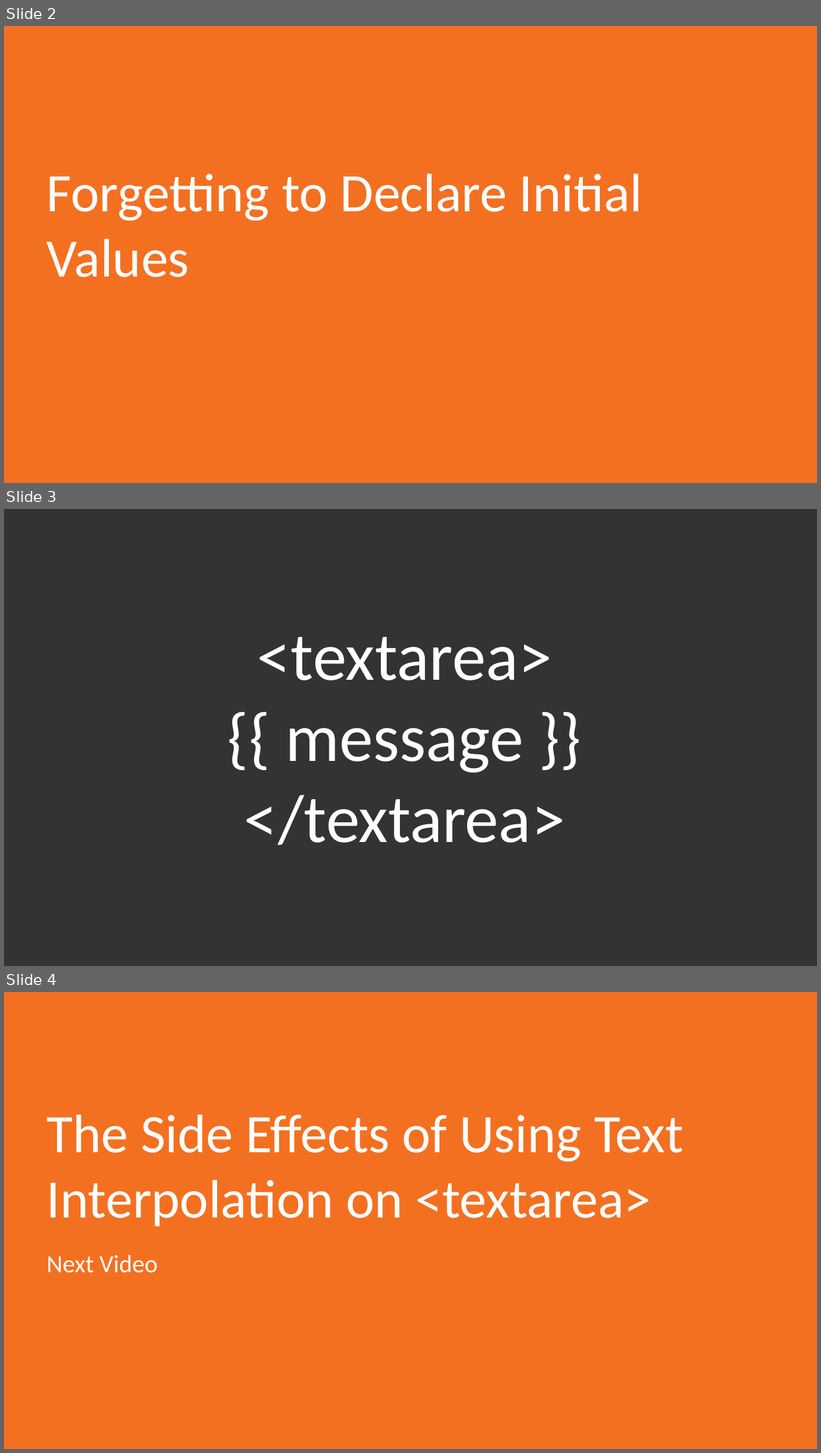
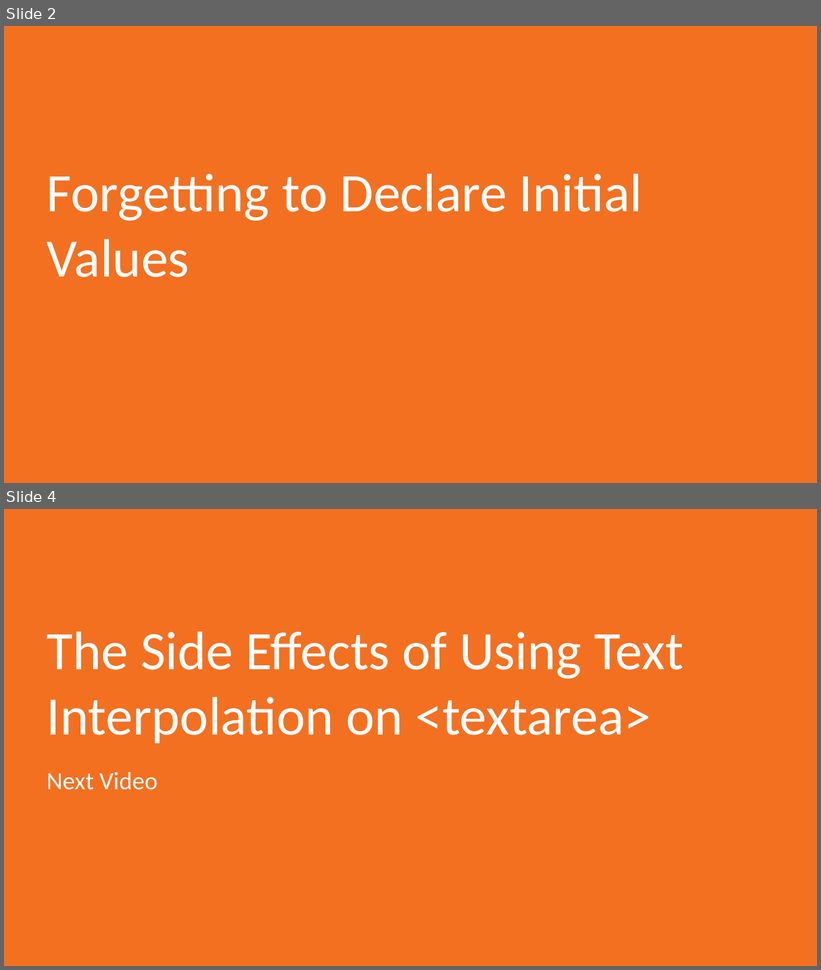
Before and after one commit to PacktPublishing/Troubleshooting-Vue.js, a slide deck: Section 4/Video 4.1/4.1.ppt. Shown one above the other, each under a label of ours: slides 2, 3 and 4 before the commit, slides 2 and 4 after it; the slides between them are not shown. The pictures are 821x1453 and 821x970 pixels, drawn with LibreOffice and Linux fonts; fonts in the diff are those of the drawing. Boxes give left, top, right and bottom in pixels: in the first picture for what was removed or moved away, otherwise in the second. Text is boxed around its words. In the diff, an @@ line names an element or a change of style, - is before the commit and + after.

```diff
--- a/Section 4/Video 4.1/4.1.ppt
+++ b/Section 4/Video 4.1/4.1.ppt
@@ slide 3 removed at [4, 509, 817, 966], background #333333 @@
@@ title removed at [244, 637, 565, 846] @@
-<textarea>
-{{ message }}
-</textarea>
```
Also in this commit, not shown: 1 slide changed, 1 slide added, 3 other files.
